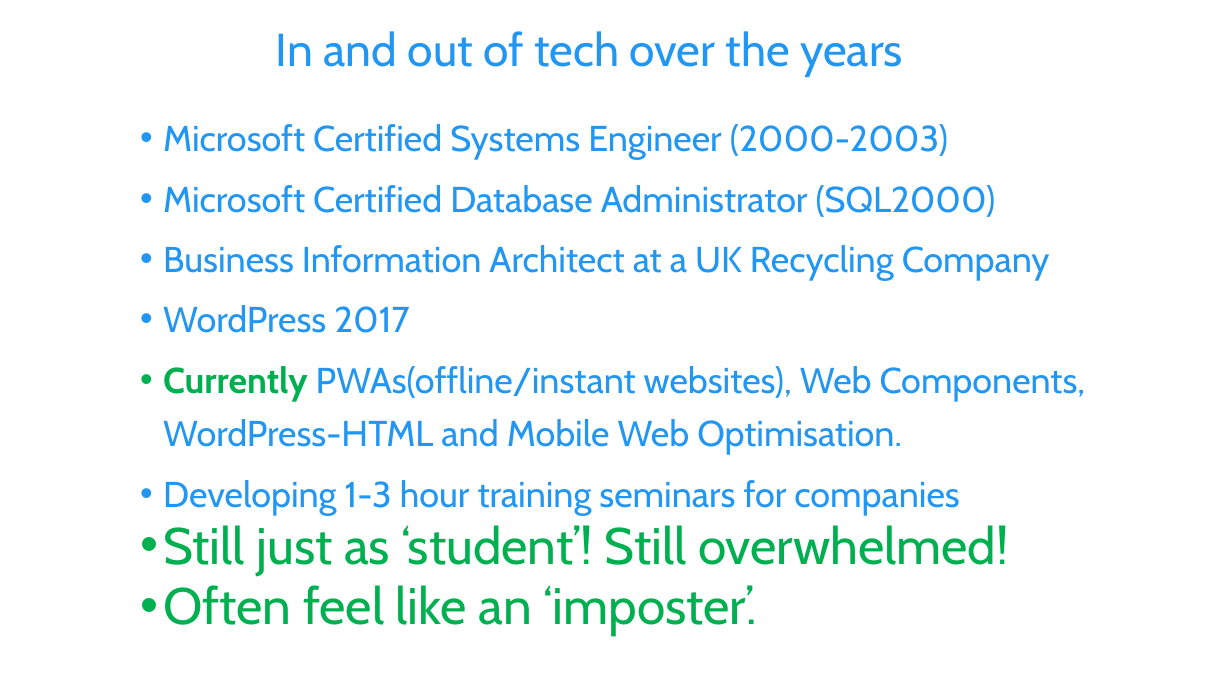
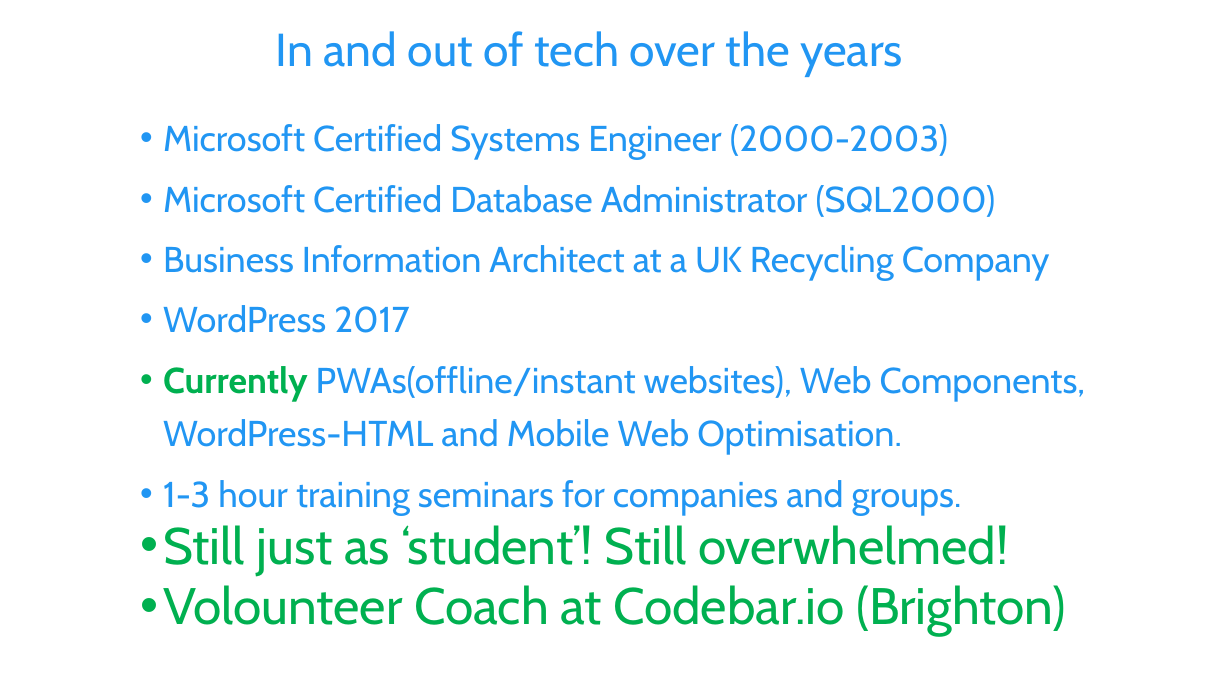
Before and after one commit to aniWeyn/pwa, a slide deck: slide 5 of PWA.pptx (slide 4 before the commit). Drawn at 1232x693 pixels with LibreOffice and Linux fonts; fonts in the diff are those of the drawing. Boxes give left, top, right and bottom in pixels: in the first picture for what was removed or moved away, otherwise in the second. Text is boxed around its words. In the diff, an @@ line names an element or a change of style, - is before the commit and + after.

```diff
--- a/PWA.pptx
+++ b/PWA.pptx
@@ text at box(163, 480, 962, 516): text changed @@
-  • Developing 1-3 hour training seminars for companies
+  • 1-3 hour training seminars for companies and groups.
@@ text at box(163, 585, 1065, 635): text changed @@
-  • Often feel like an ‘imposter’.
+  • Volounteer Coach at Codebar.io (Brighton)
```
Also in this commit, not shown: 3 other slides changed, 3 slides added, 1 other file.
